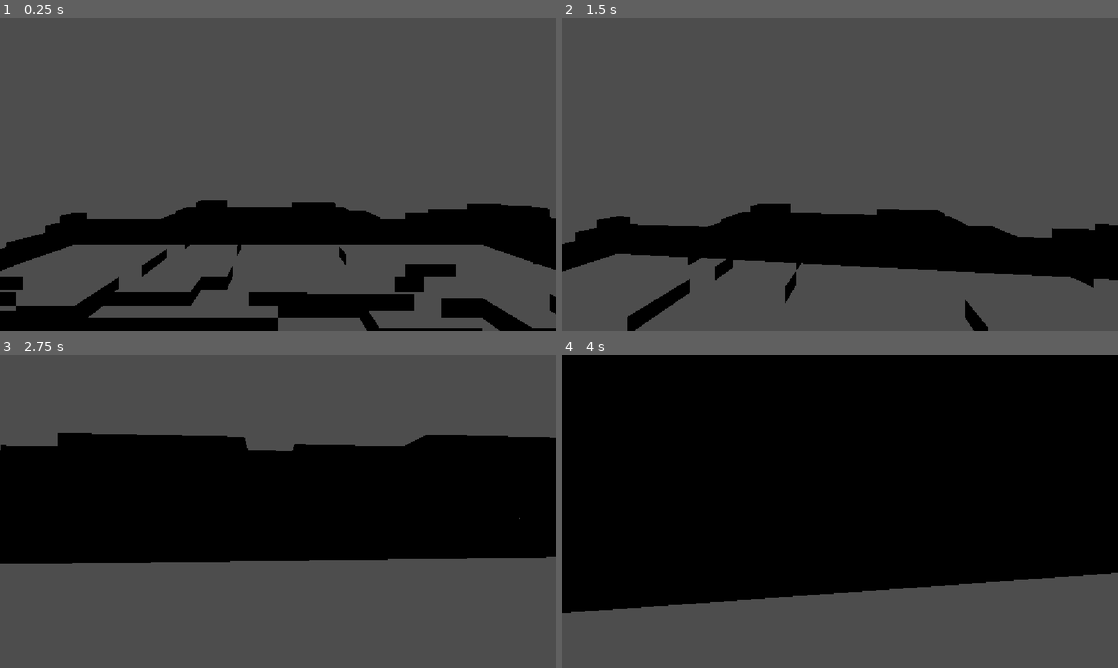
Above: before the commit, frames 1-4 (two rows, left to right).
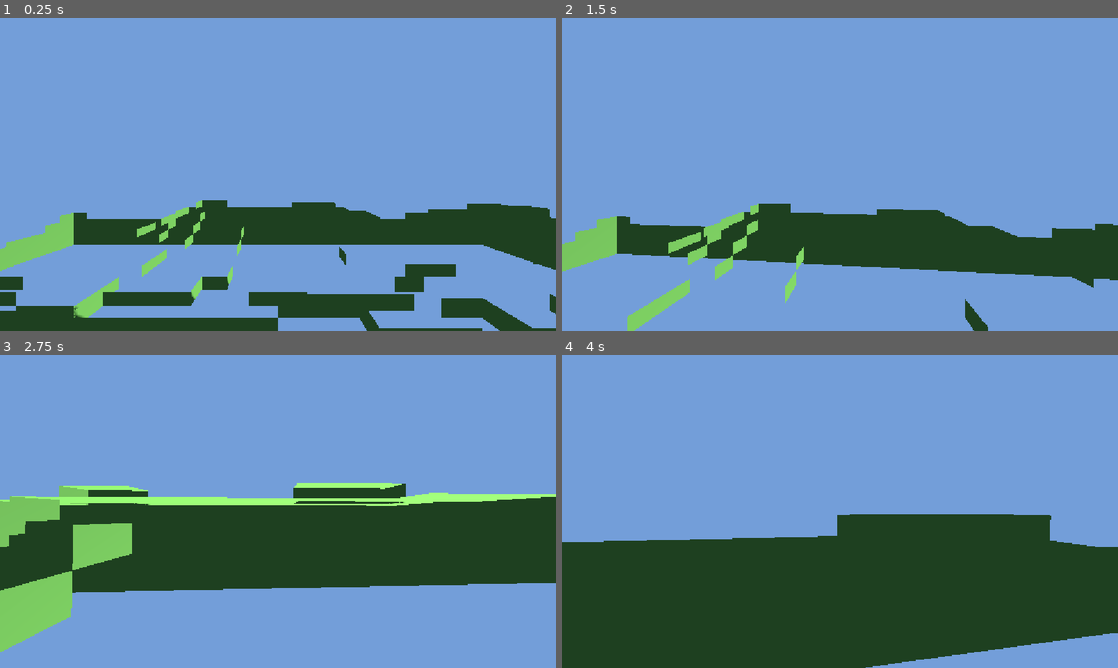
Above: after the commit, the same moments.

Repository: Tubaleviao/project-nihon
Game: Godot game, scene res://Main.tscn
Two runs of this game, one before a commit and one after it. Both use one fixed random seed, a clock stepped at 60 frames per second and the inputs below.
Inputs (mouse positions are in pixels of both pictures, inside the frame that each line leads up to):
- Up to frame 1 (0.25 s): no input
- Up to frame 2 (1.5 s): tap Enter (ui_accept) at 0.5, 0.77 s; move the mouse to (867, 174) at 0.52 s; hold W from 0.53 s (still down); tap F at 0.6, 1.35 s; click (867, 174) at 0.67 s; move the mouse to (812, 174) at 1.27 s
- Up to frame 3 (2.75 s): keep holding W; tap Enter (ui_accept) at 1.52 s; move the mouse to (289, 505) at 2.02 s; tap F at 2.1 s
- Up to frame 4 (4 s): keep holding W; move the mouse to (834, 517) at 2.77 s; tap F at 2.85, 3.6 s; click (834, 517) at 2.92 s; tap Enter (ui_accept) at 3.02, 3.77 s; move the mouse to (878, 514) at 3.52 s

The runs differ from the first frame. In frame 1, 100% of the frame differs, in the area x 0-100%, y 0-100%; in frame 2, 100%; in frame 3, 100%; in frame 4, 100%.

Commit message:
fix: replace concave terrain collision with solid per-column boxes; add sun + ambient light

Diff:
--- a/src/core/game_root.gd
+++ b/src/core/game_root.gd
@@ -62,6 +62,26 @@
 	GameBus.item_picked_up.connect(_on_item_picked_up)
 	GameBus.player_state_changed.connect(_on_player_state_changed)
 	GameBus.inventory_full.connect(_on_inventory_full)
+
+	# Lighting — a directional "sun" plus soft ambient sky fill.
+	var sun := DirectionalLight3D.new()
+	sun.name = "Sun"
+	sun.rotation_degrees = Vector3(-50.0, -30.0, 0.0)
+	sun.light_color = Color(1.0, 0.95, 0.85)
+	sun.light_energy = 1.4
+	sun.shadow_enabled = true
+	add_child(sun)
+
+	var env := WorldEnvironment.new()
+	env.name = "Environment"
+	var environment := Environment.new()
+	environment.background_mode = Environment.BG_COLOR
+	environment.background_color = Color(0.45, 0.62, 0.85)
+	environment.ambient_light_source = Environment.AMBIENT_SOURCE_COLOR
+	environment.ambient_light_color = Color(0.55, 0.6, 0.7)
+	environment.ambient_light_energy = 0.5
+	env.environment = environment
+	add_child(env)
 
 	# Run automated tests before anything else so failures are visible early.
 	_run_tests()
--- a/src/terrain/voxel_slice.gd
+++ b/src/terrain/voxel_slice.gd
@@ -8,10 +8,10 @@
 ## Public API:
 ##   build_chunk(chunk_pos: Vector2i, heightmap: Array) -> void
 ##
-## Each chunk is materialised as a MeshInstance3D with a matching StaticBody3D
-## collision mesh so CharacterBody3D can walk on it. Every column emits its top
-## face plus a wall on each side where a lower neighbour (or the chunk edge)
-## leaves it exposed, producing a closed, hole-free shell.
+## Each chunk is rendered as a closed, hole-free shell (top face + a wall on
+## each side where a lower neighbour or the chunk edge leaves it exposed).
+## Collision uses one solid box per voxel column, which is far more reliable
+## with CharacterBody3D than a single concave trimesh.
 
 const CHUNK_SIZE  := 32        # tiles per side — must match TerrainSlice.CHUNK_SIZE
 const TILE_SIZE   := 1.0       # world units per tile (XZ)
@@ -43,74 +43,69 @@
 		chunk_pos.y * CHUNK_SIZE * TILE_SIZE
 	)
 
-	var st  := SurfaceTool.new()
-	var col := ConcavePolygonShape3D.new()
-	var col_faces: PackedVector3Array
-
+	# --- Visual mesh (closed shell) ---
+	var st := SurfaceTool.new()
 	st.begin(Mesh.PRIMITIVE_TRIANGLES)
 
 	for tz in range(CHUNK_SIZE):
 		for tx in range(CHUNK_SIZE):
 			var idx := tz * CHUNK_SIZE + tx
-
-			# Heightmap stores continuous height; quantise to voxel steps.
 			var h := _voxel_height(heightmap[idx])
-
 			var bx := origin.x + tx * TILE_SIZE
 			var bz := origin.z + tz * TILE_SIZE
 
 			# Top face.
-			col_faces.append_array(_add_face(st,
+			_add_face(st,
 				Vector3(bx,              h, bz),
 				Vector3(bx,              h, bz + TILE_SIZE),
 				Vector3(bx + TILE_SIZE, h, bz + TILE_SIZE),
 				Vector3(bx + TILE_SIZE, h, bz),
-				Vector3.UP))
+				Vector3.UP)
 
 			# North wall.
 			var hn := _neighbour_height(heightmap, tx, tz - 1)
 			if hn < h:
-				col_faces.append_array(_add_face(st,
+				_add_face(st,
 					Vector3(bx,              h,  bz),
 					Vector3(bx + TILE_SIZE, h,  bz),
 					Vector3(bx + TILE_SIZE, hn, bz),
 					Vector3(bx,              hn, bz),
-					Vector3(0, 0, -1)))
+					Vector3(0, 0, -1))
 
 			# South wall.
 			var hs := _neighbour_height(heightmap, tx, tz + 1)
 			if hs < h:
-				col_faces.append_array(_add_face(st,
+				_add_face(st,
 					Vector3(bx + TILE_SIZE, h,  bz + TILE_SIZE),
 					Vector3(bx,              h,  bz + TILE_SIZE),
 					Vector3(bx,              hs, bz + TILE_SIZE),
 					Vector3(bx + TILE_SIZE, hs, bz + TILE_SIZE),
-					Vector3(0, 0, 1)))
+					Vector3(0, 0, 1))
 
 			# West wall.
 			var hw := _neighbour_height(heightmap, tx - 1, tz)
 			if hw < h:
-				col_faces.append_array(_add_face(st,
+				_add_face(st,
 					Vector3(bx, h,  bz + TILE_SIZE),
 					Vector3(bx, h,  bz),
 					Vector3(bx, hw, bz),
 					Vector3(bx, hw, bz + TILE_SIZE),
-					Vector3(-1, 0, 0)))
+					Vector3(-1, 0, 0))
 
 			# East wall.
 			var he := _neighbour_height(heightmap, tx + 1, tz)
 			if he < h:
-				col_faces.append_array(_add_face(st,
+				_add_face(st,
 					Vector3(bx + TILE_SIZE, h,  bz),
 					Vector3(bx + TILE_SIZE, h,  bz + TILE_SIZE),
 					Vector3(bx + TILE_SIZE, he, bz + TILE_SIZE),
 					Vector3(bx + TILE_SIZE, he, bz),
-					Vector3(1, 0, 0)))
+					Vector3(1, 0, 0))
 
 	var mesh_inst := MeshInstance3D.new()
 	mesh_inst.mesh = st.commit()
 
-	# Simple grass-like vertex colour material (works without a texture asset).
+	# Simple grass-like material (works without a texture asset).
 	var mat := StandardMaterial3D.new()
 	mat.albedo_color = Color(0.35, 0.6, 0.28)
 	mat.roughness    = 0.9
@@ -118,25 +113,33 @@
 
 	root.add_child(mesh_inst)
 
-	# Collision body.
-	col.set_faces(col_faces)
-	var static_body  := StaticBody3D.new()
-	var col_shape    := CollisionShape3D.new()
-	col_shape.shape  = col
-	static_body.add_child(col_shape)
+	# --- Collision: one solid box per column ---
+	var static_body := StaticBody3D.new()
+	for tz in range(CHUNK_SIZE):
+		for tx in range(CHUNK_SIZE):
+			var idx := tz * CHUNK_SIZE + tx
+			var h := _voxel_height(heightmap[idx])
+			if h <= 0.0:
+				continue
+			var col_shape := CollisionShape3D.new()
+			var box := BoxShape3D.new()
+			box.size = Vector3(TILE_SIZE, h, TILE_SIZE)
+			col_shape.shape = box
+			col_shape.position = Vector3(
+				origin.x + tx * TILE_SIZE + TILE_SIZE * 0.5,
+				h * 0.5,
+				origin.z + tz * TILE_SIZE + TILE_SIZE * 0.5
+			)
+			static_body.add_child(col_shape)
 	root.add_child(static_body)
 
-	# Safety floor so the player can never fall out of the world.
+	# --- Safety floor so the player can never fall out of the world ---
 	var floor_body := StaticBody3D.new()
 	var floor_shape := CollisionShape3D.new()
 	var floor_box := BoxShape3D.new()
-	floor_box.size = Vector3(CHUNK_SIZE * TILE_SIZE, 1.0, CHUNK_SIZE * TILE_SIZE)
+	floor_box.size = Vector3(64.0, 1.0, 64.0)
 	floor_shape.shape = floor_box
-	floor_shape.position = Vector3(
-		origin.x + CHUNK_SIZE * TILE_SIZE * 0.5,
-		-0.5,
-		origin.z + CHUNK_SIZE * TILE_SIZE * 0.5
-	)
+	floor_shape.position = Vector3(origin.x + 16.0, -0.5, origin.z + 16.0)
 	floor_body.add_child(floor_shape)
 	root.add_child(floor_body)
 
@@ -155,10 +158,9 @@
 		return 0.0
 	return _voxel_height(heightmap[tz * CHUNK_SIZE + tx])
 
-## Append a quad (two triangles) to the visual surface and return the matching
-## collision triangles. a, b, c, d are in counter-clockwise order seen from the
-## normal side.
-func _add_face(st: SurfaceTool, a: Vector3, b: Vector3, c: Vector3, d: Vector3, normal: Vector3) -> PackedVector3Array:
+## Append a quad (two triangles) to the visual surface. a, b, c, d are in
+## counter-clockwise order seen from the normal side.
+func _add_face(st: SurfaceTool, a: Vector3, b: Vector3, c: Vector3, d: Vector3, normal: Vector3) -> void:
 	st.set_normal(normal)
 	st.set_uv(Vector2(0, 0)); st.add_vertex(a)
 	st.set_uv(Vector2(1, 0)); st.add_vertex(b)
@@ -166,7 +168,6 @@
 	st.set_uv(Vector2(0, 0)); st.add_vertex(a)
 	st.set_uv(Vector2(1, 1)); st.add_vertex(c)
 	st.set_uv(Vector2(0, 1)); st.add_vertex(d)
-	return PackedVector3Array([a, b, c, a, c, d])
 
 func _on_chunk_ready(chunk_pos: Vector2i, heightmap: Array) -> void:
 	build_chunk(chunk_pos, heightmap)
